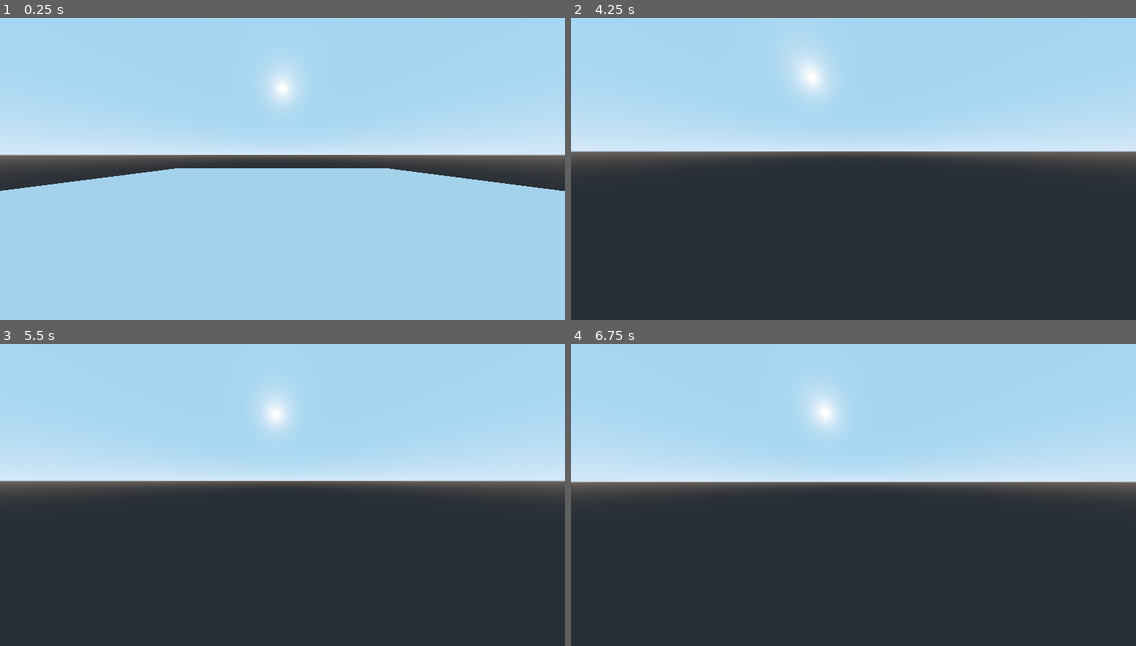
Above: before the commit, frames 1-4 (two rows, left to right).
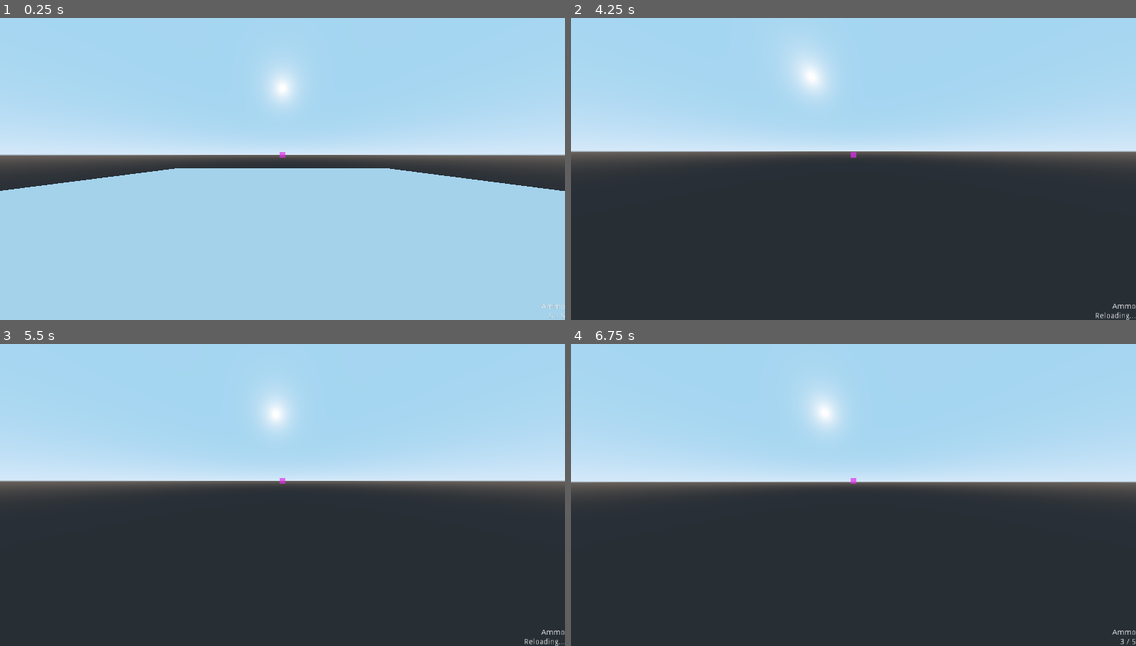
Above: after the commit, the same moments.

Repository: junglerobba/godot-fps-demo
Game: Godot game, scene res://Scenes/World.tscn
Two runs of this game, one before a commit and one after it. Both use one fixed random seed, a clock stepped at 60 frames per second and the inputs below. Before the commit the project starts from res://World.tscn.
Inputs (mouse positions are in pixels of both pictures, inside the frame that each line leads up to):
- Up to frame 1 (0.25 s): no input
- Up to frame 2 (4.25 s): tap Enter at 0.5, 3.5 s; move the mouse to (881, 153) at 0.52 s; press the mouse at (881, 153) at 0.53 s; hold W (move_forward) from 0.53 s (still down); tap Space (jump) at 0.77, 0.8, 1.07, 1.35, 1.52, 1.82, 2.3, 2.75, 3.02, 3.32, 3.6, 3.77, 4.07 s; move the mouse to (825, 156) at 1.27 s; release the mouse at (825, 156) at 1.28 s; click (825, 156) at 1.55 s; move the mouse to (864, 147) at 2.02 s; press the mouse at (864, 147) at 2.03 s; move the mouse to (847, 159) at 2.77 s; release the mouse at (847, 159) at 2.78 s; click (847, 159) at 2.85 s; move the mouse to (893, 159) at 3.52 s; tap R (reload, bound only after the commit) at 4.15 s
- Up to frame 3 (5.5 s): keep holding W (move_forward); move the mouse to (237, 476) at 4.27 s; click (237, 476) at 4.35 s; tap Space (jump) at 4.52, 4.82, 5, 5.3 s; move the mouse to (288, 479) at 5.02 s; press the mouse at (288, 479) at 5.03 s
- Up to frame 4 (6.75 s): move the mouse to (830, 473) at 5.77 s; release W (move_forward) at 5.78 s; release the mouse at (830, 473) at 5.78 s; hold D (move_right) 5.78-6.53 s; tap Space (jump) at 5.85, 6.02, 6.32 s; click (830, 473) at 6.05 s; tap Enter at 6.5 s; move the mouse to (881, 479) at 6.52 s; press the mouse at (881, 479) at 6.53 s; hold W (move_forward) from 6.53 s (still down)

The runs differ from the first frame. In frame 1, less than 0.1% of the frame differs, in the area x 49-100%, y 44-100%; in frame 2, 0.1%; in frame 3, 0.1%; in frame 4, less than 0.1%.

Commit message:
Add weapon stuff

Diff:
--- a/Player.gd
+++ b/Player/Player.gd
@@ -17,11 +17,11 @@
 
 func _input(event: InputEvent) -> void:
 	if Input.get_mouse_mode() != Input.MOUSE_MODE_CAPTURED \
-		&& event is InputEventMouseButton \
-		&& event.pressed:
+	&& event is InputEventMouseButton \
+	&& event.pressed:
 		Input.set_mouse_mode(Input.MOUSE_MODE_CAPTURED)
 	if event is InputEventMouseMotion \
-		&& Input.get_mouse_mode() == Input.MOUSE_MODE_CAPTURED:
+	&& Input.get_mouse_mode() == Input.MOUSE_MODE_CAPTURED:
 		head.rotate_y(deg2rad(-event.relative.x * mouse_sensitivity))
 		var x_delta: float = event.relative.y * mouse_sensitivity
 		if camera_x_rotation + x_delta > -90 && camera_x_rotation + x_delta < 90:
@@ -50,7 +50,8 @@
 	velocity = velocity.linear_interpolate(direction * speed, acceleration * delta)
 	velocity.y -= gravity
 
-	if Input.is_action_just_pressed("jump") && is_on_floor():
+	if Input.is_action_just_pressed("jump") \
+	&& is_on_floor():
 		velocity.y += jump_power
 
 	velocity = move_and_slide(velocity, Vector3.UP)
--- a/Player.tscn
+++ b/Player/Player.tscn
@@ -1,6 +1,7 @@
-[gd_scene load_steps=4 format=2]
+[gd_scene load_steps=5 format=2]
 
-[ext_resource path="res://Player.gd" type="Script" id=1]
+[ext_resource path="res://Player/Player.gd" type="Script" id=1]
+[ext_resource path="res://Player/Shotgun.gd" type="Script" id=2]
 
 [sub_resource type="CapsuleShape" id=1]
 radius = 0.75
@@ -19,6 +20,10 @@
 transform = Transform( 1, 0, 0, 0, 1, 0, 0, 0, 1, 0, 0.899755, 0 )
 fov = 120.0
 
+[node name="RayCast" type="RayCast" parent="Head/Camera"]
+enabled = true
+cast_to = Vector3( 0, 0, -100 )
+
 [node name="CollisionShape" type="CollisionShape" parent="."]
 transform = Transform( 1, 0, 0, 0, -1.62921e-07, -1, 0, 1, -1.62921e-07, 0, 0, 0 )
 shape = SubResource( 1 )
@@ -27,3 +32,6 @@
 transform = Transform( 1, 0, 0, 0, -1.62921e-07, -1, 0, 1, -1.62921e-07, 0, 0, 0 )
 mesh = SubResource( 2 )
 material/0 = null
+
+[node name="Weapon" type="Node" parent="."]
+script = ExtResource( 2 )
--- /dev/null
+++ b/Player/Shotgun.gd
@@ -0,0 +1,6 @@
+extends Weapon
+
+export var fire_range: float = 10
+
+func _ready() -> void:
+	raycast.cast_to = Vector3(0, 0, -fire_range)
--- /dev/null
+++ b/Player/Weapon.gd
@@ -0,0 +1,52 @@
+extends Node
+
+class_name Weapon
+
+onready var raycast: RayCast = $"../Head/Camera/RayCast"
+onready var ammo_label: Label = $"/root/World/HUD/Label"
+
+export var fire_rate: float = 0.5
+export var clip_size: int = 5
+export var reload_rate: float = 1.5
+
+var current_ammo: int
+var can_fire: bool = true
+var reloading: bool = false
+
+func _ready() -> void:
+	current_ammo = clip_size
+
+func _process(_delta: float) -> void:
+	if reloading:
+		ammo_label.set_text("Ammo\nReloading...")
+	else:
+		ammo_label.set_text("Ammo\n%d / %d" % [current_ammo, clip_size])
+
+	if Input.is_action_pressed("primary_fire") && can_fire:
+		if current_ammo > 0 && !reloading:
+			fire()
+		elif !reloading:
+			reload()
+
+	if Input.is_action_just_pressed("reload") \
+	&& !reloading:
+		reload()
+
+func check_collision() -> void:
+	if raycast.is_colliding():
+		var collider: Object = raycast.get_collider()
+		if collider.is_in_group("Enemies"):
+			collider.queue_free()
+
+func fire() -> void:
+	can_fire = false
+	current_ammo -= 1
+	check_collision()
+	yield(get_tree().create_timer(fire_rate), "timeout")
+	can_fire = true
+
+func reload() -> void:
+	reloading = true
+	yield(get_tree().create_timer(reload_rate), "timeout")
+	current_ammo = clip_size
+	reloading = false
--- /dev/null
+++ b/Scenes/World.tscn
@@ -0,0 +1,104 @@
+[gd_scene load_steps=6 format=2]
+
+[ext_resource path="res://Player/Player.tscn" type="PackedScene" id=1]
+
+[sub_resource type="CubeMesh" id=1]
+
+[sub_resource type="ConcavePolygonShape" id=2]
+data = PoolVector3Array( -1, 1, 1, 1, 1, 1, -1, -1, 1, 1, 1, 1, 1, -1, 1, -1, -1, 1, 1, 1, -1, -1, 1, -1, 1, -1, -1, -1, 1, -1, -1, -1, -1, 1, -1, -1, 1, 1, 1, 1, 1, -1, 1, -1, 1, 1, 1, -1, 1, -1, -1, 1, -1, 1, -1, 1, -1, -1, 1, 1, -1, -1, -1, -1, 1, 1, -1, -1, 1, -1, -1, -1, 1, 1, 1, -1, 1, 1, 1, 1, -1, -1, 1, 1, -1, 1, -1, 1, 1, -1, -1, -1, 1, 1, -1, 1, -1, -1, -1, 1, -1, 1, 1, -1, -1, -1, -1, -1 )
+
+[sub_resource type="SphereShape" id=3]
+
+[sub_resource type="SphereMesh" id=4]
+
+[node name="World" type="Spatial"]
+
+[node name="Player" parent="." instance=ExtResource( 1 )]
+transform = Transform( 1, 0, 0, 0, 1, 0, 0, 0, 1, 0, 2.16586, 0 )
+
+[node name="Ground" type="MeshInstance" parent="."]
+transform = Transform( 17.7667, 0, 0, 0, 0.140342, 0, 0, 0, 15.5212, -0.0794659, 0, -0.796016 )
+mesh = SubResource( 1 )
+material/0 = null
+
+[node name="StaticBody" type="StaticBody" parent="Ground"]
+
+[node name="CollisionShape" type="CollisionShape" parent="Ground/StaticBody"]
+shape = SubResource( 2 )
+
+[node name="Enemy" type="StaticBody" parent="." groups=[
+"Enemies",
+]]
+
+[node name="CollisionShape" type="CollisionShape" parent="Enemy"]
+transform = Transform( 1, 0, 0, 0, 1, 0, 0, 0, 1, 10.6455, 2.73161, 0 )
+shape = SubResource( 3 )
+
+[node name="MeshInstance" type="MeshInstance" parent="Enemy"]
+transform = Transform( 1, 0, 0, 0, 1, 0, 0, 0, 1, 10.6455, 2.73161, 0 )
+mesh = SubResource( 4 )
+material/0 = null
+
+[node name="Enemy2" type="StaticBody" parent="." groups=[
+"Enemies",
+]]
+transform = Transform( 1, 0, 0, 0, 1, 0, 0, 0, 1, 0, 2.64193, 4.44735 )
+
+[node name="CollisionShape" type="CollisionShape" parent="Enemy2"]
+transform = Transform( 1, 0, 0, 0, 1, 0, 0, 0, 1, 10.6455, 2.73161, 0 )
+shape = SubResource( 3 )
+
+[node name="MeshInstance" type="MeshInstance" parent="Enemy2"]
+transform = Transform( 1, 0, 0, 0, 1, 0, 0, 0, 1, 10.6455, 2.73161, 0 )
+mesh = SubResource( 4 )
+material/0 = null
+
+[node name="Enemy3" type="StaticBody" parent="." groups=[
+"Enemies",
+]]
+transform = Transform( 1, 0, 0, 0, 1, 0, 0, 0, 1, -6.3677, 3.11694, 4.40154 )
+
+[node name="CollisionShape" type="CollisionShape" parent="Enemy3"]
+transform = Transform( 1, 0, 0, 0, 1, 0, 0, 0, 1, 10.6455, 2.73161, 0 )
+shape = SubResource( 3 )
+
+[node name="MeshInstance" type="MeshInstance" parent="Enemy3"]
+transform = Transform( 1, 0, 0, 0, 1, 0, 0, 0, 1, 10.6455, 2.73161, 0 )
+mesh = SubResource( 4 )
+material/0 = null
+
+[node name="HUD" type="Control" parent="."]
+anchor_right = 1.0
+anchor_bottom = 1.0
+__meta__ = {
+"_edit_use_anchors_": false
+}
+
+[node name="Label" type="Label" parent="HUD"]
+anchor_left = 1.0
+anchor_top = 1.0
+anchor_right = 1.0
+anchor_bottom = 1.0
+margin_left = -241.0
+margin_top = -94.0
+text = "Ammo
+2/2"
+align = 2
+valign = 2
+__meta__ = {
+"_edit_use_anchors_": false
+}
+
+[node name="Crosshair" type="ColorRect" parent="HUD"]
+anchor_left = 0.5
+anchor_top = 0.5
+anchor_right = 0.5
+anchor_bottom = 0.5
+margin_left = -5.0
+margin_top = -5.0
+margin_right = 5.0
+margin_bottom = 5.0
+color = Color( 0.898039, 0.176471, 0.941176, 0.690196 )
+__meta__ = {
+"_edit_use_anchors_": false
+}
--- a/World.tscn
+++ /dev/null
@@ -1,23 +0,0 @@
-[gd_scene load_steps=4 format=2]
-
-[ext_resource path="res://Player.tscn" type="PackedScene" id=1]
-
-[sub_resource type="CubeMesh" id=1]
-
-[sub_resource type="ConcavePolygonShape" id=2]
-data = PoolVector3Array( -1, 1, 1, 1, 1, 1, -1, -1, 1, 1, 1, 1, 1, -1, 1, -1, -1, 1, 1, 1, -1, -1, 1, -1, 1, -1, -1, -1, 1, -1, -1, -1, -1, 1, -1, -1, 1, 1, 1, 1, 1, -1, 1, -1, 1, 1, 1, -1, 1, -1, -1, 1, -1, 1, -1, 1, -1, -1, 1, 1, -1, -1, -1, -1, 1, 1, -1, -1, 1, -1, -1, -1, 1, 1, 1, -1, 1, 1, 1, 1, -1, -1, 1, 1, -1, 1, -1, 1, 1, -1, -1, -1, 1, 1, -1, 1, -1, -1, -1, 1, -1, 1, 1, -1, -1, -1, -1, -1 )
-
-[node name="World" type="Spatial"]
-
-[node name="Player" parent="." instance=ExtResource( 1 )]
-transform = Transform( 1, 0, 0, 0, 1, 0, 0, 0, 1, 0, 2.16586, 0 )
-
-[node name="Ground" type="MeshInstance" parent="."]
-transform = Transform( 17.7667, 0, 0, 0, 0.140342, 0, 0, 0, 15.5212, -0.0794659, 0, -0.796016 )
-mesh = SubResource( 1 )
-material/0 = null
-
-[node name="StaticBody" type="StaticBody" parent="Ground"]
-
-[node name="CollisionShape" type="CollisionShape" parent="Ground/StaticBody"]
-shape = SubResource( 2 )
--- a/project.godot
+++ b/project.godot
@@ -8,15 +8,20 @@
 
 config_version=4
 
-_global_script_classes=[  ]
+_global_script_classes=[ {
+"base": "Node",
+"class": "Weapon",
+"language": "GDScript",
+"path": "res://Player/Weapon.gd"
+} ]
 _global_script_class_icons={
-
+"Weapon": ""
 }
 
 [application]
 
 config/name="FPSDemo"
-run/main_scene="res://World.tscn"
+run/main_scene="res://Scenes/World.tscn"
 config/icon="res://icon.png"
 
 [input]
@@ -46,6 +51,16 @@
 "events": [ Object(InputEventKey,"resource_local_to_scene":false,"resource_name":"","device":0,"alt":false,"shift":false,"control":false,"meta":false,"command":false,"pressed":false,"scancode":32,"unicode":0,"echo":false,"script":null)
  ]
 }
+primary_fire={
+"deadzone": 0.5,
+"events": [ Object(InputEventMouseButton,"resource_local_to_scene":false,"resource_name":"","device":0,"alt":false,"shift":false,"control":false,"meta":false,"command":false,"button_mask":0,"position":Vector2( 0, 0 ),"global_position":Vector2( 0, 0 ),"factor":1.0,"button_index":1,"pressed":false,"doubleclick":false,"script":null)
+ ]
+}
+reload={
+"deadzone": 0.5,
+"events": [ Object(InputEventKey,"resource_local_to_scene":false,"resource_name":"","device":0,"alt":false,"shift":false,"control":false,"meta":false,"command":false,"pressed":false,"scancode":82,"unicode":0,"echo":false,"script":null)
+ ]
+}
 
 [rendering]
 
